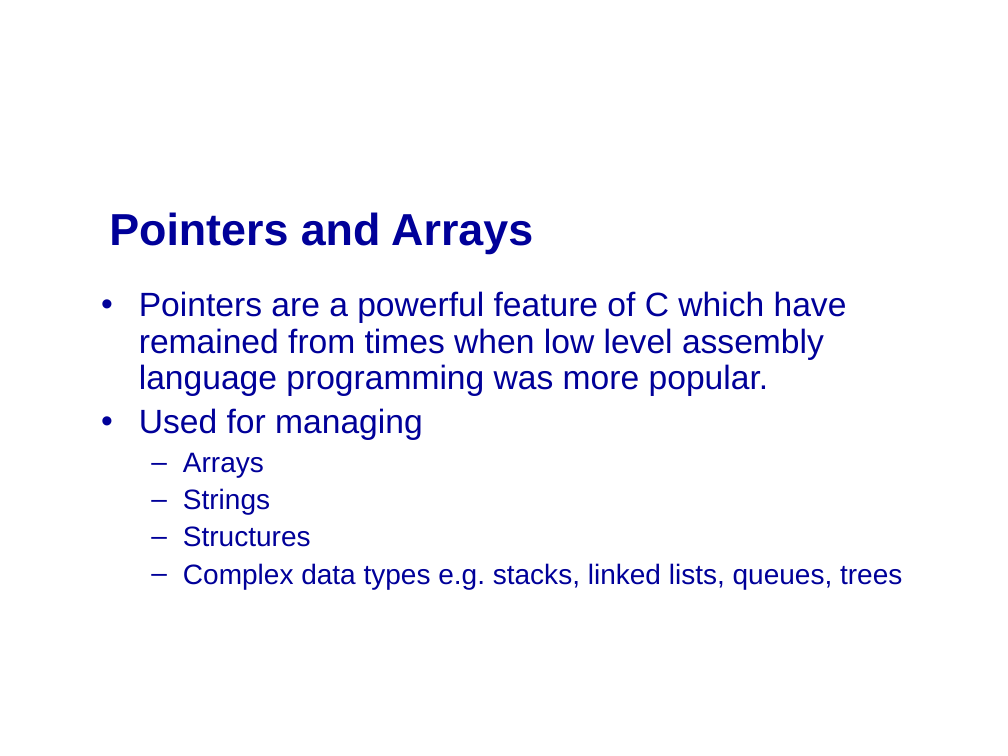
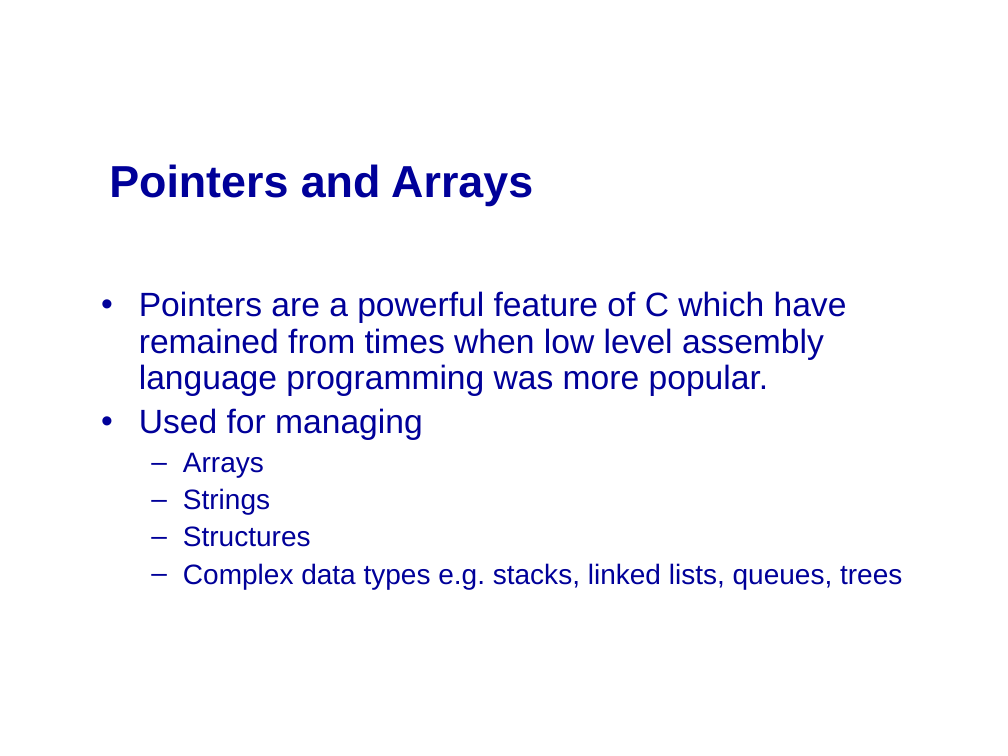
Before and after one commit to mikeg64/iome, a slide deck: slide 11 of src/examples/course/c/presentation/IntrotoC2.ppt. Drawn at 1008x756 pixels with LibreOffice and Linux fonts; fonts in the diff are those of the drawing; background and template pictures are left out. Boxes give left, top, right and bottom in pixels: in the first picture for what was removed or moved away, otherwise in the second. Text is boxed around its words. In the diff, an @@ line names an element or a change of style, - is before the commit and + after.

```diff
--- a/src/examples/course/c/presentation/IntrotoC2.ppt
+++ b/src/examples/course/c/presentation/IntrotoC2.ppt
@@ title "Pointers and Arrays": place and size @@
-title "Pointers and Arrays" at (109,212,533,254)
+title "Pointers and Arrays" at (109,164,533,206)
```
Also in this commit, not shown: 10 other slides changed.
